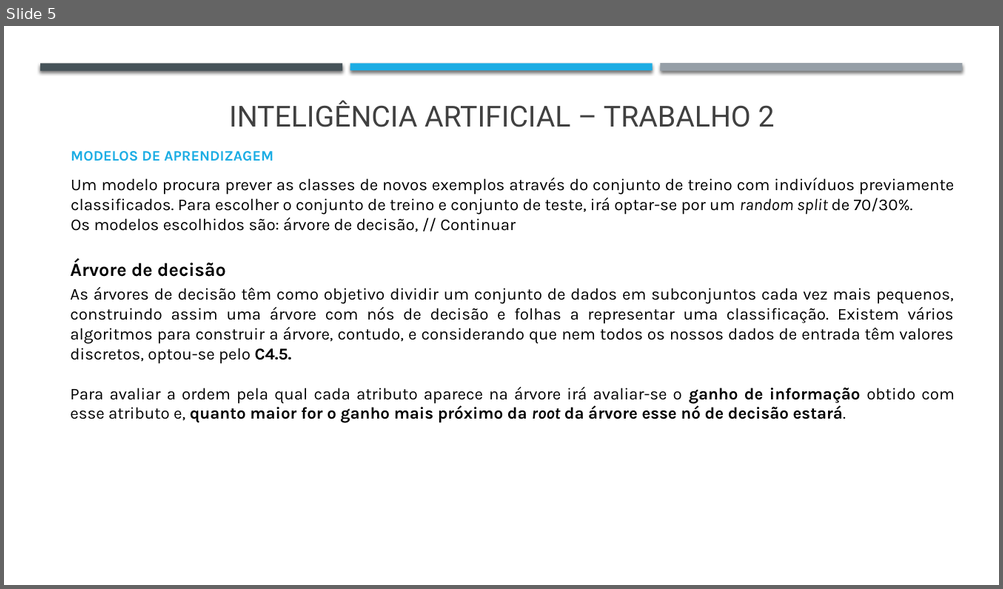
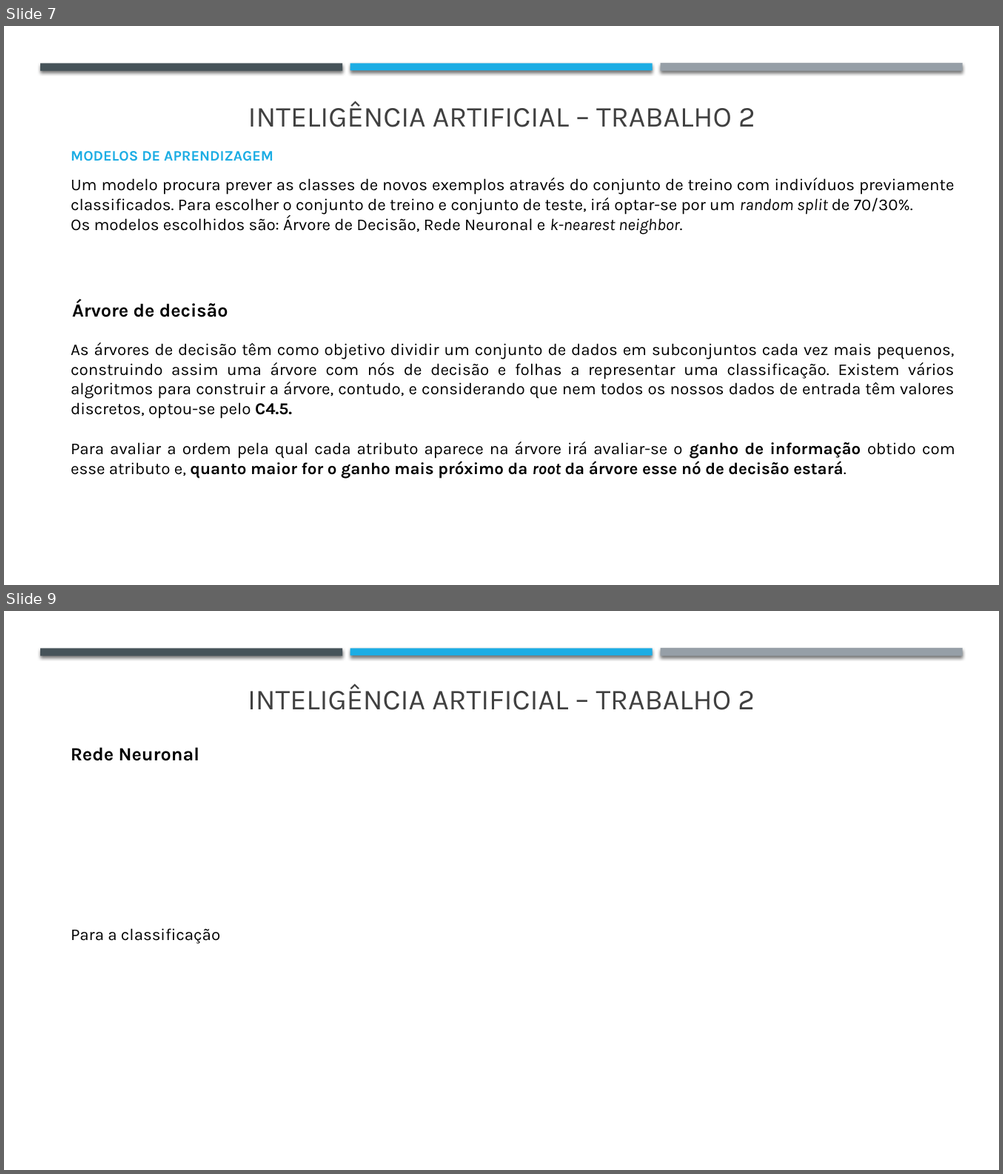
Before and after one commit to j-vm/FEUP_IART_2020, a slide deck: Assigment2/Checkpoint1_trabalho2.pptx. Shown one above the other, each under a label of ours: slide 5 before the commit, slides 7 and 9 after it; the slides between them are not shown. The pictures are 1003x589 and 1003x1174 pixels, drawn with LibreOffice and Linux fonts; fonts in the diff are those of the drawing. Boxes give left, top, right and bottom in pixels: in the first picture for what was removed or moved away, otherwise in the second. Text is boxed around its words. In the diff, an @@ line names an element or a change of style, - is before the commit and + after.

```diff
--- a/Assigment2/Checkpoint1_trabalho2.pptx
+++ b/Assigment2/Checkpoint1_trabalho2.pptx
@@ slide 9 added at [4,611,999,1170], background #FFFFFF @@
@@ rectangle added at [40,648,343,655], fill #465359 @@
@@ rectangle added at [350,648,652,655], fill #1CADE4 @@
@@ rectangle added at [660,648,962,657], fill #969FA7 @@
@@ text added at [247,684,754,710], 28 pt, text #404040 @@
+INTELIGÊNCIA ARTIFICIAL – TRABALHO 2
@@ text added at [71,747,199,761], 18 pt, text #000000, bold @@
+Rede Neuronal
@@ text added at [71,928,220,944], 16 pt, text #000000 @@
+Para a classificação
@@ what was slide 5 is now slide 7 @@
@@ slide 7 changed as well @@
@@ text "INTELIGÊNCIA ARTIFICIAL – TRABALHO 2" at [248,101,755,127]: font Roboto to Karla @@
@@ text at [71,215,682,235]: text changed @@
-Os modelos escolhidos são: árvore de decisão, // Continuar
+Os modelos escolhidos são: Árvore de Decisão, Rede Neuronal e k-nearest neighbor.
@@ text "Árvore de decisão": place and size @@
-text "Árvore de decisão" at [70,259,226,277]
+text "Árvore de decisão" at [72,301,228,318]
@@ text "As árvores de decisão têm ...": place and size @@
-text "As árvores de decisão têm ..." at [70,287,954,423]
+text "As árvores de decisão têm ..." at [71,343,955,479]
```
Also in this commit, not shown: 7 other slides changed, 2 other slides added, 3 other files.
